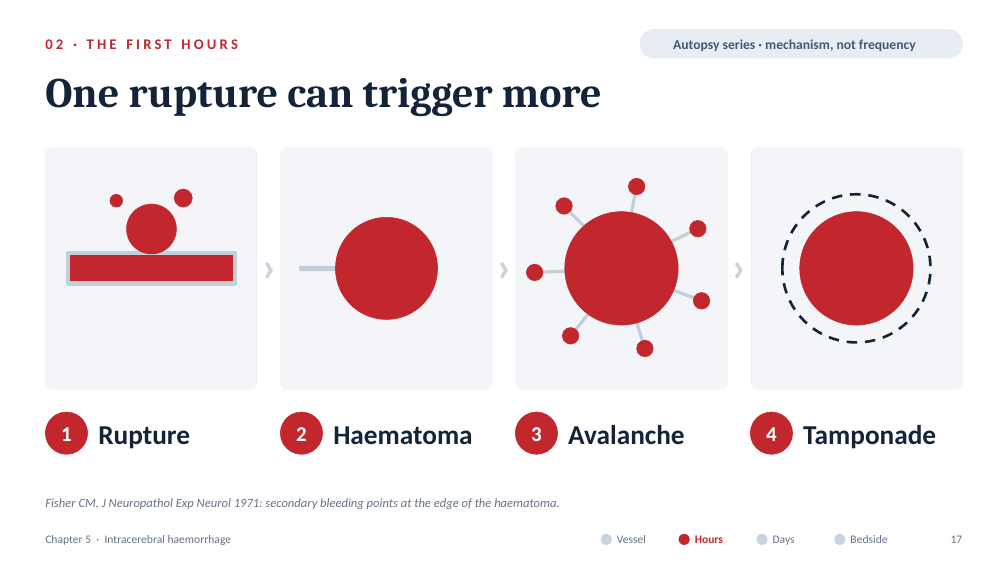
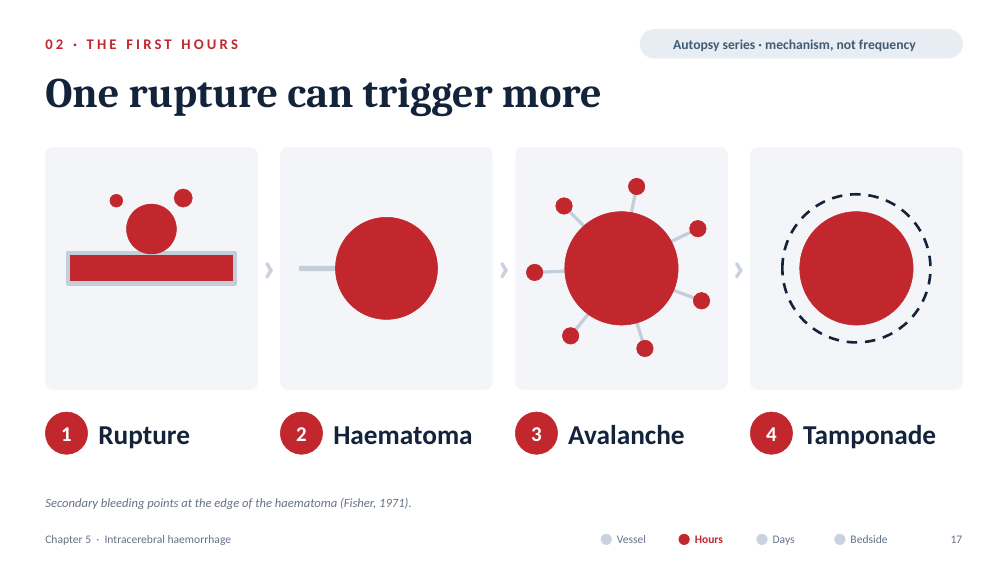
Before and after one commit to fredtom1/fred-Tom-, a slide deck: slide 17 of Chapter5_ICH_Pathophysiology.pptx. Drawn at 1008x567 pixels with LibreOffice and Linux fonts; fonts in the diff are those of the drawing; background and template pictures are left out. Boxes give left, top, right and bottom in pixels: in the first picture for what was removed or moved away, otherwise in the second. Text is boxed around its words. In the diff, an @@ line names an element or a change of style, - is before the commit and + after.

```diff
--- a/Chapter5_ICH_Pathophysiology.pptx
+++ b/Chapter5_ICH_Pathophysiology.pptx
@@ text at box(45, 498, 411, 509): text changed @@
-Fisher CM, J Neuropathol Exp Neurol 1971: secondary bleeding points at the edge of the haematoma.
+Secondary bleeding points at the edge of the haematoma (Fisher, 1971).
```
Also in this commit, not shown: 28 other slides changed, 4 slides added, 2 slides removed, 15 other files.
